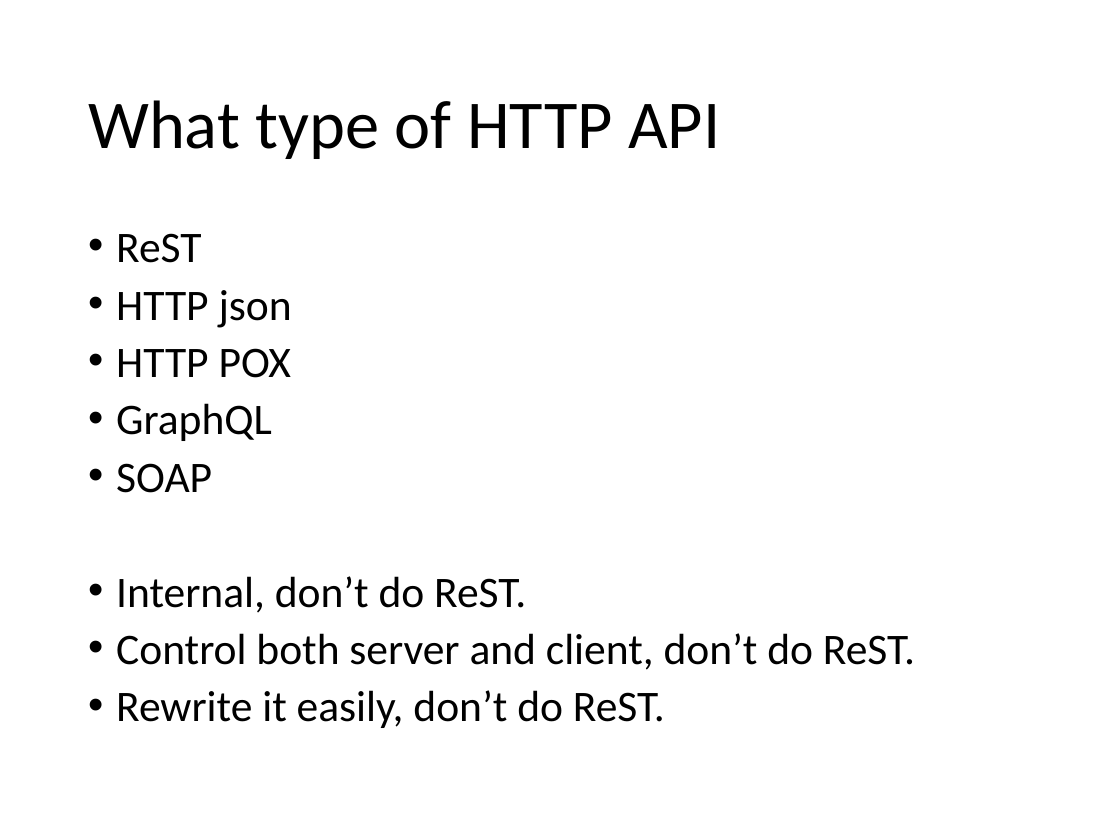
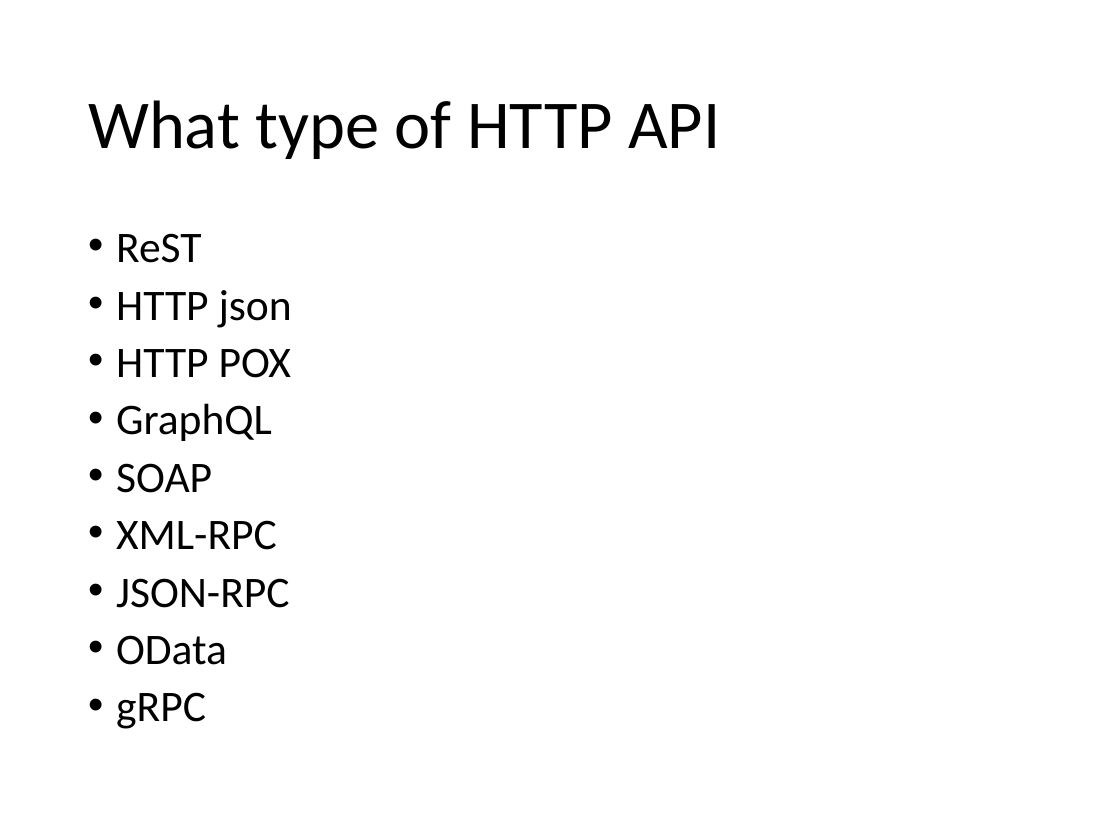
Before and after one commit to holytshirt/httpapipatterns, a slide deck: slide 4 of http api patterns.pptx (slide 3 before the commit). Drawn at 1120x840 pixels with LibreOffice and Linux fonts; fonts in the diff are those of the drawing. Boxes give left, top, right and bottom in pixels: in the first picture for what was removed or moved away, otherwise in the second. Text is boxed around its words. In the diff, an @@ line names an element or a change of style, - is before the commit and + after.

Commit message:
updates

```diff
--- a/http api patterns.pptx
+++ b/http api patterns.pptx
@@ text at (116,520,289,729): text changed @@
-• Internal, don’t do ReST.
-• Control both server and client, don’t do ReST.
-• Rewrite it easily, don’t do ReST.
+• XML-RPC
+• JSON-RPC
+• OData
+• gRPC
```
Also in this commit, not shown: 1 other slide changed, 2 slides added.
